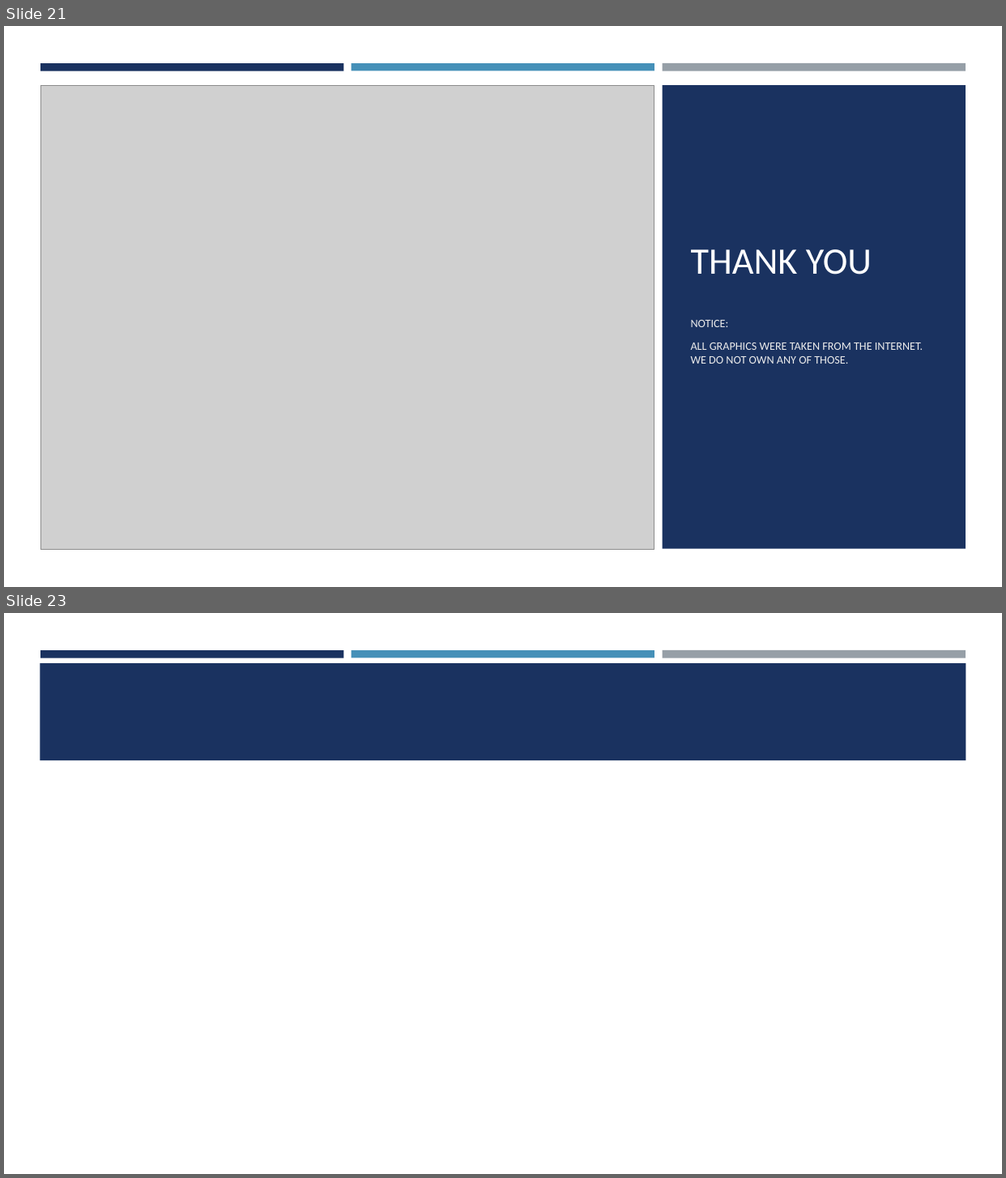
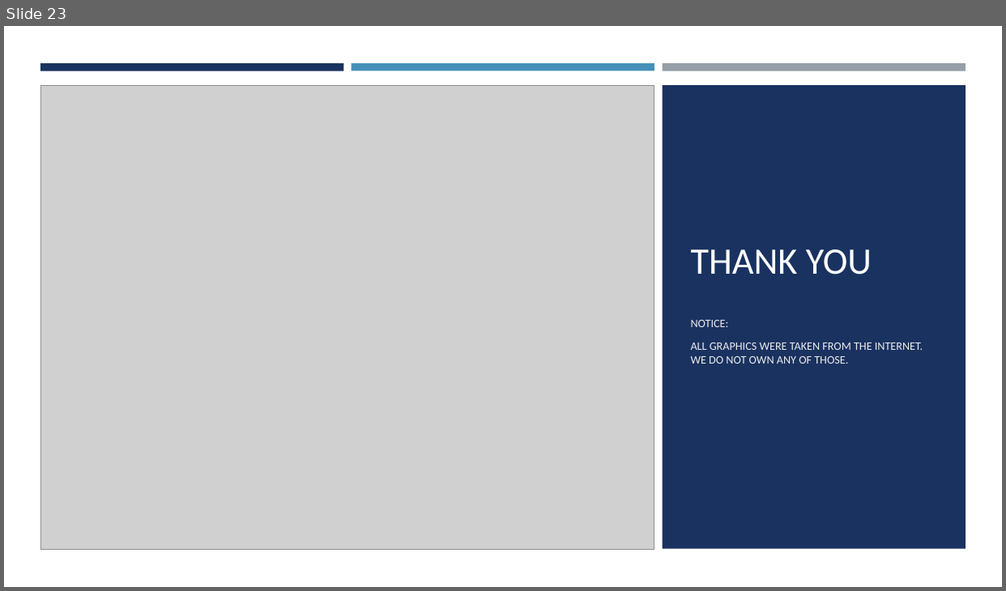
Before and after one commit to seakmengc/find_me, a slide deck: docs/find_me.pptx. Shown one above the other, each under a label of ours: slides 21 and 23 before the commit, slide 23 after it; the slides between them are not shown. The pictures are 1006x1178 and 1006x591 pixels, drawn with LibreOffice and Linux fonts; fonts in the diff are those of the drawing; grey boxes stand for pictures. Boxes give left, top, right and bottom in pixels: in the first picture for what was removed or moved away, otherwise in the second. Text is boxed around its words. In the diff, an @@ line names an element or a change of style, - is before the commit and + after.

```diff
--- a/docs/find_me.pptx
+++ b/docs/find_me.pptx
@@ slide 23 removed at (4,613,1002,1174), background #FFFFFF @@
@@ rectangle removed at (40,650,344,658) @@
@@ rectangle removed at (351,650,654,658) @@
@@ rectangle removed at (662,650,965,658) @@
@@ rectangle removed at (40,663,966,760) @@
@@ what was slide 21 is now slide 23 @@
```
Also in this commit, not shown: 3 slides changed, 4 slides added, 4 other slides removed, 4 other files.
